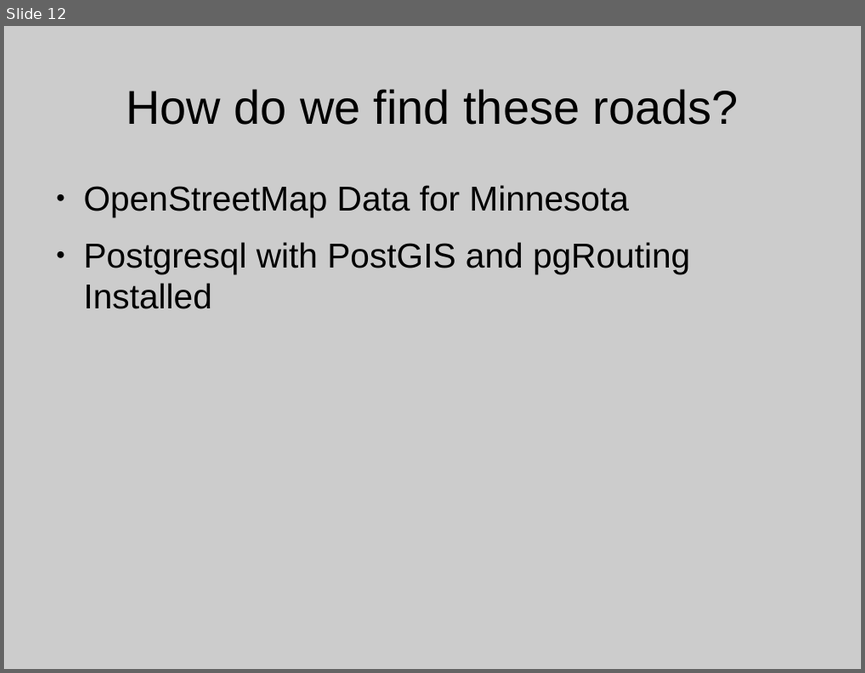
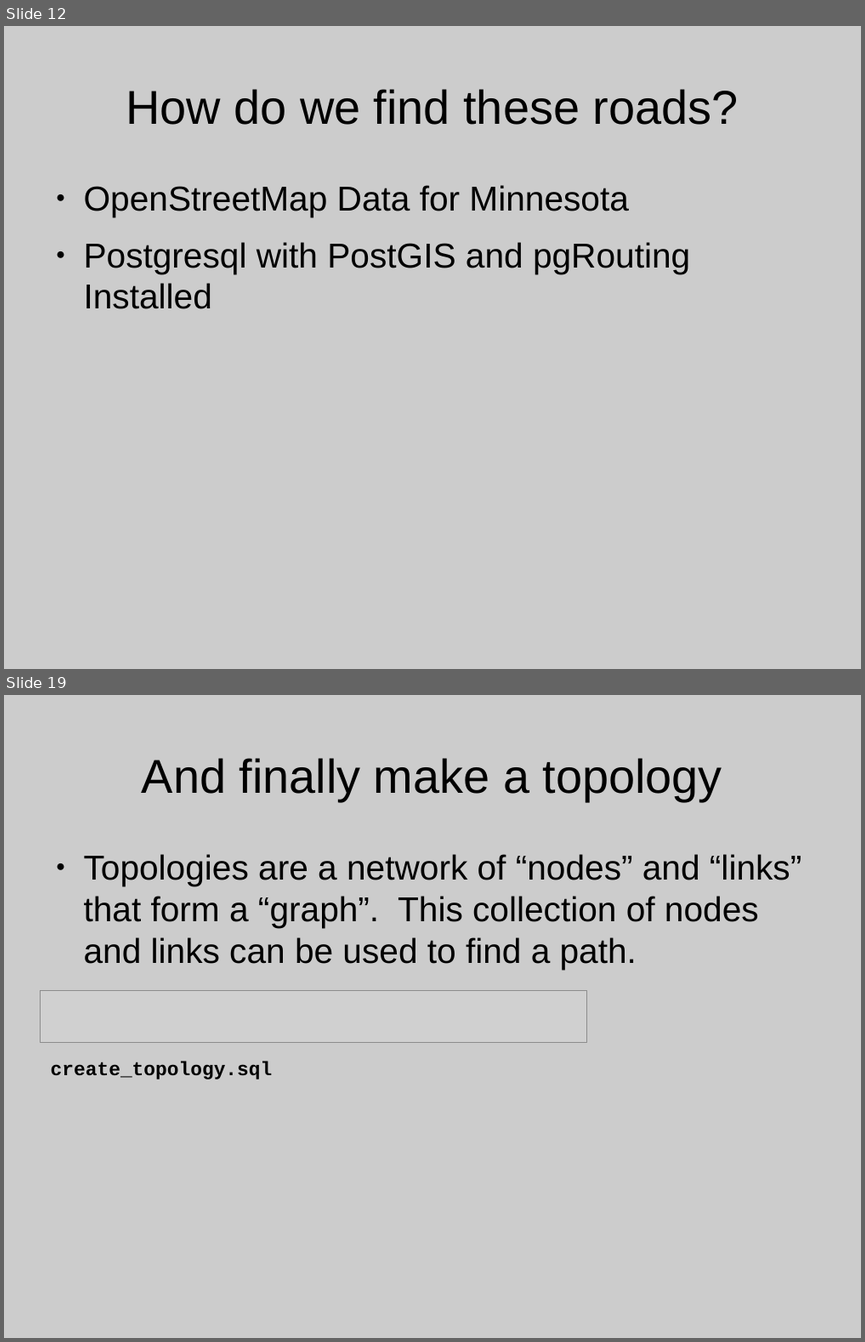
Before and after one commit to theduckylittle/routing-for-fun, a slide deck: UMGEOCON Presentation.odp. Shown one above the other, each under a label of ours: slide 12 before the commit, slides 12 and 19 after it; the slides between them are not shown. The pictures are 865x673 and 865x1342 pixels, drawn with LibreOffice and Linux fonts; fonts in the diff are those of the drawing; grey boxes stand for pictures; background and template pictures are left out. Boxes give left, top, right and bottom in pixels: in the first picture for what was removed or moved away, otherwise in the second. Text is boxed around its words. In the diff, an @@ line names an element or a change of style, - is before the commit and + after.

Commit message:
Updated presentation with better graphics and TCRC url

```diff
--- a/UMGEOCON Presentation.odp
+++ b/UMGEOCON Presentation.odp
@@ slide 19 added at [4, 695, 861, 1338], background #CCCCCC @@
@@ title added at [142, 758, 722, 801], 44 pt, text #000000 @@
+And finally make a topology
@@ text added at [84, 854, 801, 969], 32 pt, text #000000 @@
+● Topologies are a network of “nodes” and “links” that form a “graph”. This collection of nodes and links can be used to find a path.
@@ picture added at [41, 991, 587, 1043] @@
@@ text added at [51, 1061, 273, 1079], 18 pt, text #000000, bold @@
+create_topology.sql
```
Also in this commit, not shown: 11 other slides added, 1 slide removed, 1 other file.
